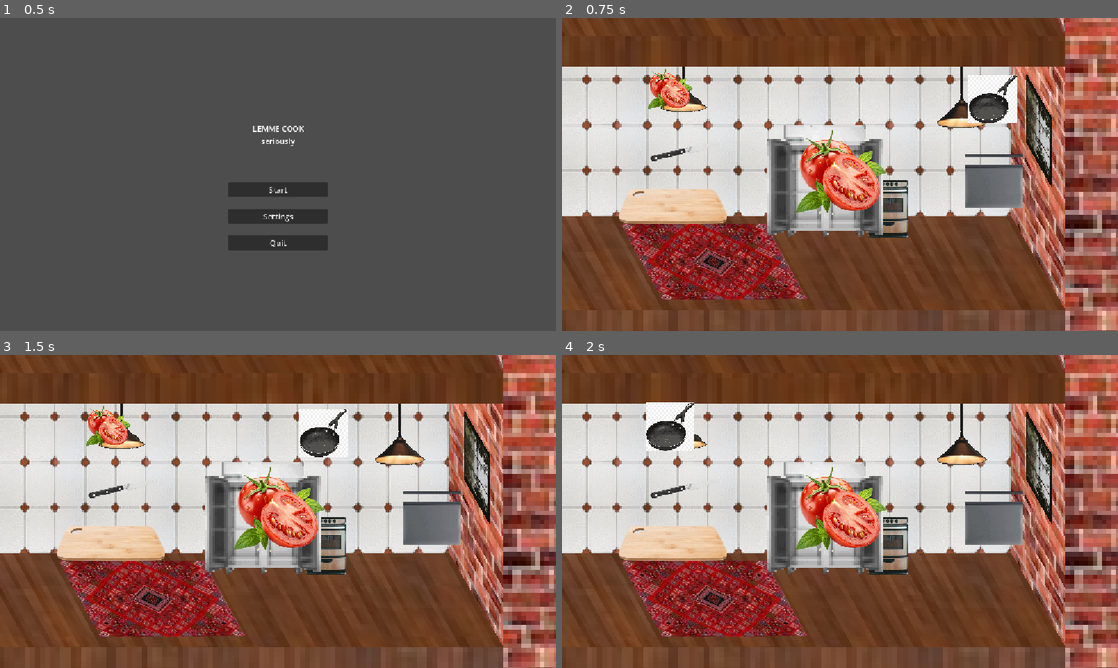
Above: before the commit, frames 1-4 (two rows, left to right).
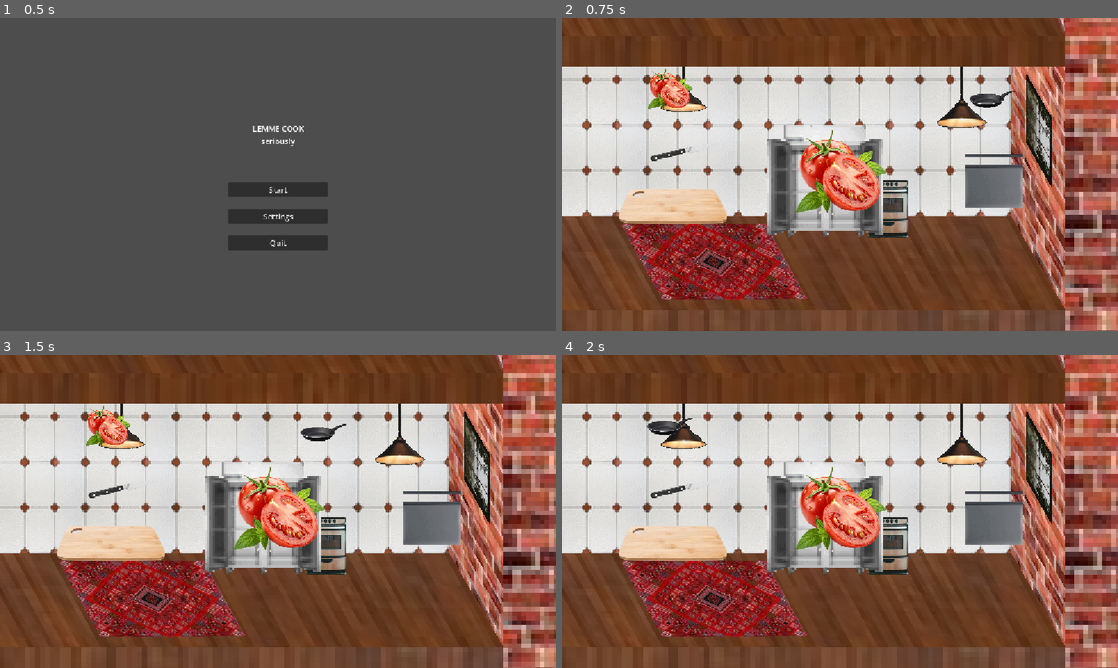
Above: after the commit, the same moments.

Repository: GrossKahn/lemme-cook
Game: Godot game, scene res://scenes/ui/menu.tscn
Two runs of this game, one before a commit and one after it. Both use one fixed random seed, a clock stepped at 60 frames per second and the inputs below.
Inputs (mouse positions are in pixels of both pictures, inside the frame that each line leads up to):
- Up to frame 1 (0.5 s): no input
- Up to frame 2 (0.75 s): click "Start" at 0.5 s
- Up to frame 3 (1.5 s): tap Enter at 1.25 s; drag from (428, 436) to (105, 426) at 1.27 s
- Up to frame 4 (2 s): no input

Frame 1 is identical in both runs. In frame 2, 1.1% of the frame differs, in the area x 73-82%, y 18-34%; in frame 3, 1.0%; in frame 4, 1.1%.

Commit message:
Added rudimentary Score system and Game End Condition

Diff:
--- /dev/null
+++ b/recipe.gd
@@ -0,0 +1,34 @@
+class_name Recipe extends Node
+## Brief class description
+##
+## Class description main body
+##
+## Footer, user for tags, for more information see https://git.lachanas.de/MECHAphant/cannonclabauter/wiki/Coding-Conventions
+## @experimental example
+
+# --- Signals ---
+# --- Constants ---
+# --- Enums --- (uppercase, no policy on visibility)
+# --- Public Exports ---
+# --- Private Exports ---
+# --- Public Onready ---
+# (rarely makes sense, avoid)
+# --- Private Onready ---
+# --- Public Attributes ---
+# --- Private Attributes ---
+# --- Public Methods ---
+# --- Private Methods ---
+
+
+# --- Private Engine Methods---
+
+# Called when the node enters the scene tree for the first time.
+func _ready() -> void:
+	pass # Replace with function body.
+
+
+# Called every frame. 'delta' is the elapsed time since the previous frame.
+func _process(delta: float) -> void:
+	pass
+
+# --- Debug Methods ---
--- a/scenes/Main.tscn
+++ b/scenes/Main.tscn
@@ -18,6 +18,9 @@
 
 [sub_resource type="RectangleShape2D" id="RectangleShape2D_uhay8"]
 size = Vector2(86.5, 31)
+
+[sub_resource type="RectangleShape2D" id="RectangleShape2D_3stb6"]
+size = Vector2(122, 50)
 
 [node name="Node2D" type="Node2D" unique_id=1583293859]
 script = ExtResource("1_rarhs")
@@ -132,3 +135,16 @@
 position = Vector2(-323, -47)
 
 [node name="GameManager" parent="." unique_id=207368279 instance=ExtResource("7_nxtc6")]
+
+[node name="GameTimer" type="Timer" parent="GameManager" unique_id=222038967]
+wait_time = 10.0
+one_shot = true
+autostart = true
+
+[node name="SubmissionArea" type="Area2D" parent="." unique_id=221692160]
+
+[node name="CollisionShape2D" type="CollisionShape2D" parent="SubmissionArea" unique_id=760291539]
+position = Vector2(335, 131)
+shape = SubResource("RectangleShape2D_3stb6")
+
+[connection signal="timeout" from="GameManager/GameTimer" to="GameManager" method="_on_game_timer_timeout"]
--- a/scenes/main.gd
+++ b/scenes/main.gd
@@ -45,7 +45,7 @@
 func _ready() -> void:
 	$Ingredient2.setup("tomaaaaaaaaaaaaaato", load("res://tomato.png"), 200, 200)
 	$Ingredient.setup("tomato", load("res://tomato.png"), 100, 100)
-	$DishContainer.setup("pan", load("res://pan.png"), 100, 100)
+	$DishContainer.setup("pan", load("res://assets/appliance/pan.png"), 100, 100)
 	$Ingredient.set_acidity(5)
 	$Ingredient.set_sweetness(2)
 	$Ingredient.set_saltness(-2)
--- a/scripts/game_manager.gd
+++ b/scripts/game_manager.gd
@@ -39,13 +39,15 @@
 # --- Public Onready ---
 # (rarely makes sense, avoid)
 # --- Private Onready ---
+@onready var game_timer: Timer = $GameTimer
 # --- Public Attributes ---
 # --- Private Attributes ---
-
+var _score: float
 
 var _rng: RandomNumberGenerator = RandomNumberGenerator.new()
 
-var _orders: Array[Ingredient]
+var _orders: Array[Recipe]
+var _finished_orders: Array
 # duration of break between orders in s
 const _new_order_break: float = 5.0
 # how likely it is that a new order spawns every time _new_order_break passes
@@ -54,11 +56,35 @@
 
 # --- Public Methods ---
 func submit_order(order: DishContainer):
-	pass
+	print(order.id)
+	if order.ingredients.is_empty() == false:
+		_finished_orders.append({
+			"id": order.id,
+			"ingredients": order.ingredients.duplicate(),
+			"acidity": order.acidity,
+			"saltiness": order.saltness,
+			"sweetness": order.sweetness,
+			"bitterness": order.bitterness,
+			"umami": order.umami,
+			"sourness": order.sourness,
+			"key_taste": order.key_tasteness.duplicate()
+		})
+	order.ingredients = []
+	order.acidity = 0.0
+	order.saltness = 0.0
+	order.sweetness = 0.0
+	order.bitterness = 0.0
+	order.umami = 0.0
+	order.sourness = 0.0
+	for o in _finished_orders:
+		print(o.ingredients)
+
+
+
 
 # --- Private Methods ---
 func _create_new_order():
-	var new_order = Ingredient.new()
+	var new_order = Recipe.new()
 	var keys = recipes.keys()
 	var number = _rng.randi_range(0, 1)
 	var recipe = recipes[keys[number]]
@@ -66,7 +92,7 @@
 
 	new_order.set_recipe(recipe)
 	print(new_order.key_taste)
-
+	_orders.append(new_order)
 
 
 # --- Private Engine Methods---
@@ -85,3 +111,46 @@
 	_passed_time = _passed_time + delta
 
 # --- Debug Methods ---
+
+
+func _on_game_timer_timeout() -> void:
+	#Game Over
+	# Evaluate all finished orders
+	if not _finished_orders.is_empty() and not _orders.is_empty():
+		for i in range(_finished_orders.size()):
+			var order: Recipe = _orders[i]
+			var finished: Dictionary = _finished_orders[i]
+
+			if order.ingredients == finished["ingredients"]:
+				_score += 20
+			else:
+				_score -= 20
+
+			_score += order.acidity - abs(order.acidity - finished["acidity"])
+			_score += order.sweetness - abs(order.sweetness - finished["sweetness"])
+			_score += order.saltness - abs(order.saltness - finished["saltiness"])
+			_score += order.sourness - abs(order.sourness - finished["sourness"])
+			_score += order.bitterness - abs(order.bitterness - finished["bitterness"])
+			_score += order.umami - abs(order.umami - finished["umami"])
+
+			for key_taste in order.key_taste:
+				if finished["key_taste"].has(key_taste):
+					_score += 10
+				else:
+					_score -= 10
+
+	print("Score: ", _score)
+
+
+
+
+func _input(event):
+	if event is InputEventMouseButton:
+		if event.button_index == MOUSE_BUTTON_LEFT and not event.pressed:
+			var areas = $"../SubmissionArea".get_overlapping_areas()
+
+			for area in areas:
+				if area.name == "DishContainerArea":
+					print("Submit Order")
+					var dish_container := area.get_parent() as DishContainer
+					submit_order(dish_container)
--- a/scripts/ingredient.gd
+++ b/scripts/ingredient.gd
@@ -102,14 +102,3 @@
 		width / tex_size.x,
 		height / tex_size.y
 	)
-
-func set_recipe(recipe) -> void:
-	sweetness = recipe["sweetness"]
-	acidity = recipe["acidity"]
-	sourness = recipe["sourness"]
-	bitterness = recipe["bitterness"]
-	umami = recipe["umami"]
-	saltness = recipe["saltiness"]
-	var key_taste_raw = recipe["key_taste"]
-	for t in key_taste_raw:
-		key_taste.append(str(t))
--- /dev/null
+++ b/scripts/recipe.gd
@@ -0,0 +1,25 @@
+class_name Recipe
+
+var ingredients: Array[Ingredient]
+var key_taste: Array[String]
+
+var sweetness = 0.0
+var acidity = 0.0
+var sourness = 0.0
+var saltness = 0.0
+var bitterness = 0.0
+var umami = 0.0
+
+func _init() -> void:
+	pass
+
+func set_recipe(recipe) -> void:
+	sweetness = recipe["sweetness"]
+	acidity = recipe["acidity"]
+	sourness = recipe["sourness"]
+	bitterness = recipe["bitterness"]
+	umami = recipe["umami"]
+	saltness = recipe["saltiness"]
+	var key_taste_raw = recipe["key_taste"]
+	for t in key_taste_raw:
+		key_taste.append(str(t))
Binary file added: assets/appliance/pan.png
Not shown, added: assets/appliance/pan.png.import
Not shown, added: recipe.gd.uid
Not shown, added: scripts/recipe.gd.uid
